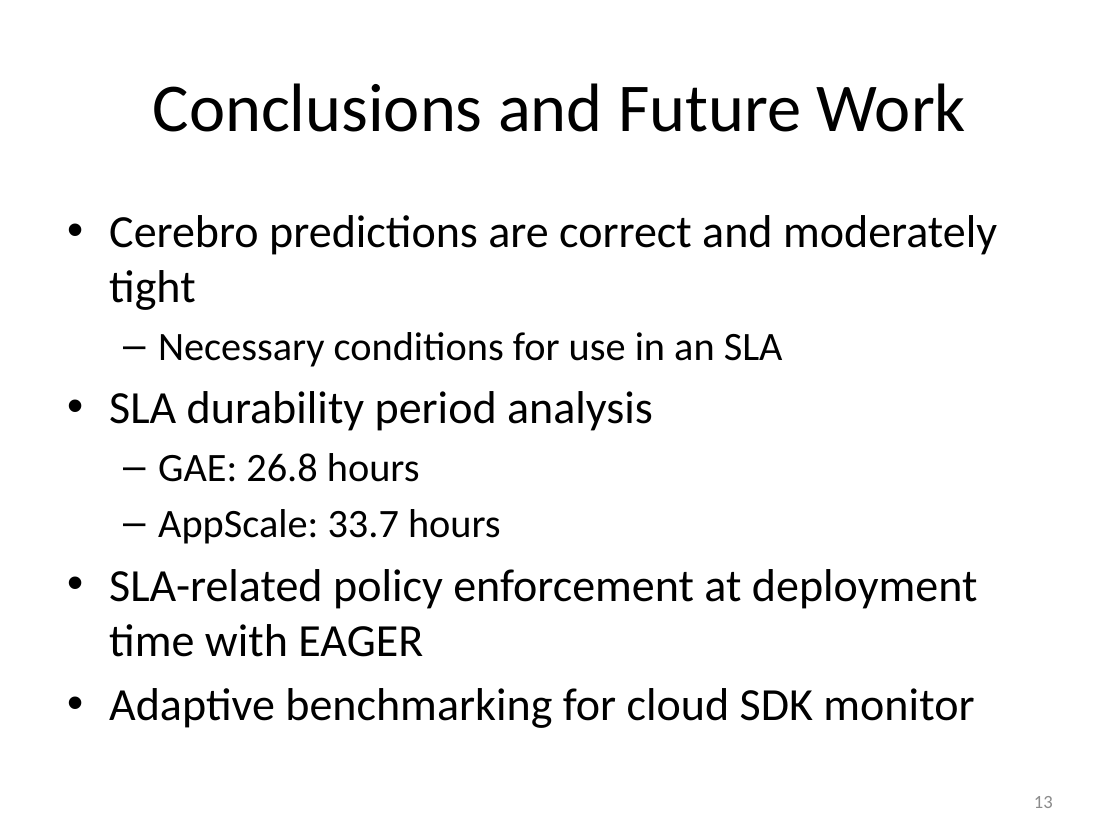
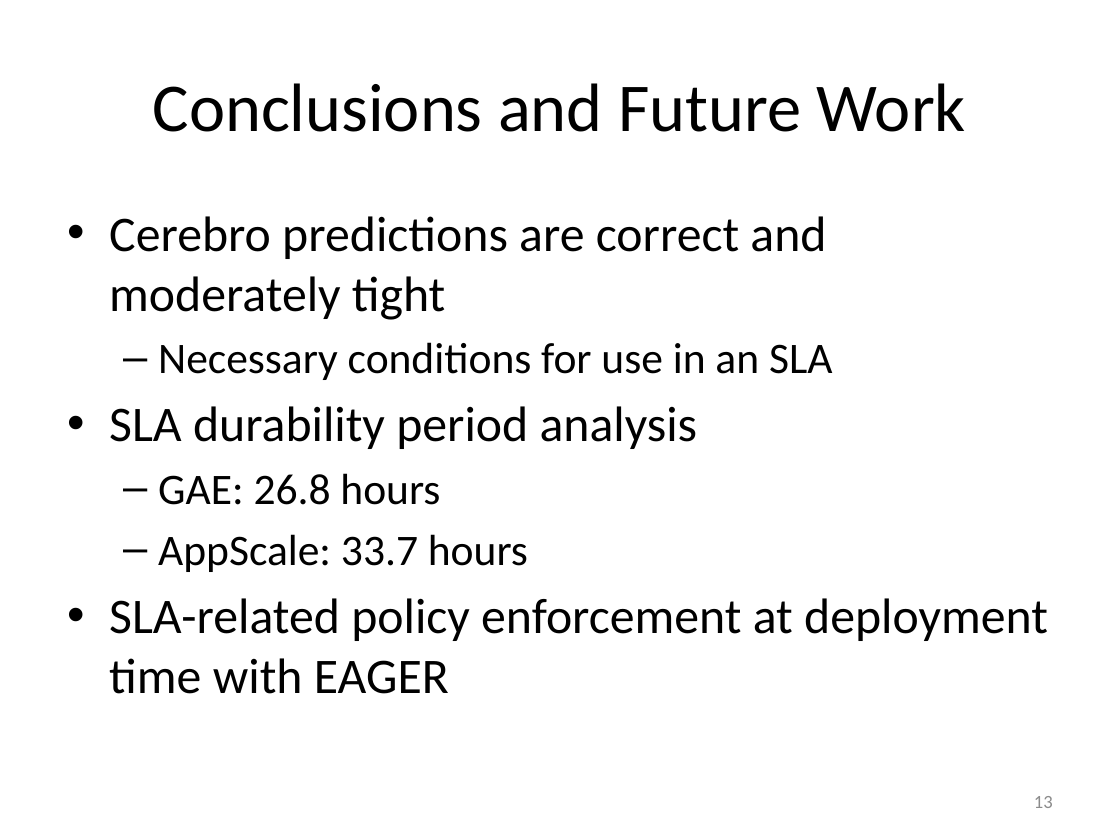
Before and after one commit to Dithn/eager-appscale, a slide deck: slide 13 of Eager/paper/socc15/cerebro_socc_presentation-v2.pptx. Drawn at 1120x840 pixels with LibreOffice and Linux fonts; fonts in the diff are those of the drawing. Boxes give left, top, right and bottom in pixels: in the first picture for what was removed or moved away, otherwise in the second. Text is boxed around its words. In the diff, an @@ line names an element or a change of style, - is before the commit and + after.

```diff
--- a/Eager/paper/socc15/cerebro_socc_presentation-v2.pptx
+++ b/Eager/paper/socc15/cerebro_socc_presentation-v2.pptx
@@ text "Cerebro predictions are correct and ..." at [109,216,1048,694]: size 29.6 to 32 pt in "Cerebro predictions are correct and moderately tight", "SLA durability period analysis", "SLA-related policy enforcement at deployment time with ..."; size 25.9 to 28 pt in "Necessary conditions for use in an SLA", "GAE: 26.8 hours", "AppScale: 33.7 hours" @@
@@ text at [109,688,974,728]: paragraph removed @@
-• Adaptive benchmarking for cloud SDK monitor
```
Also in this commit, not shown: 5 other slides changed, 1 slide added, 1 other file.
